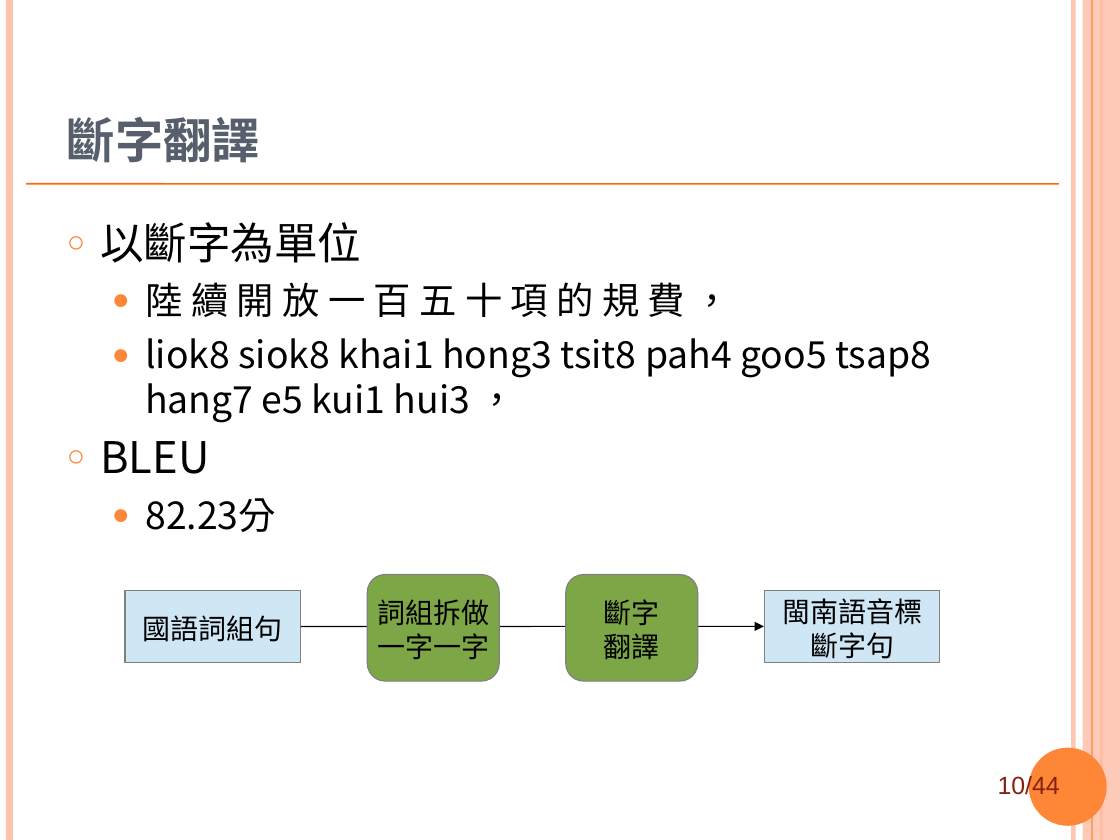
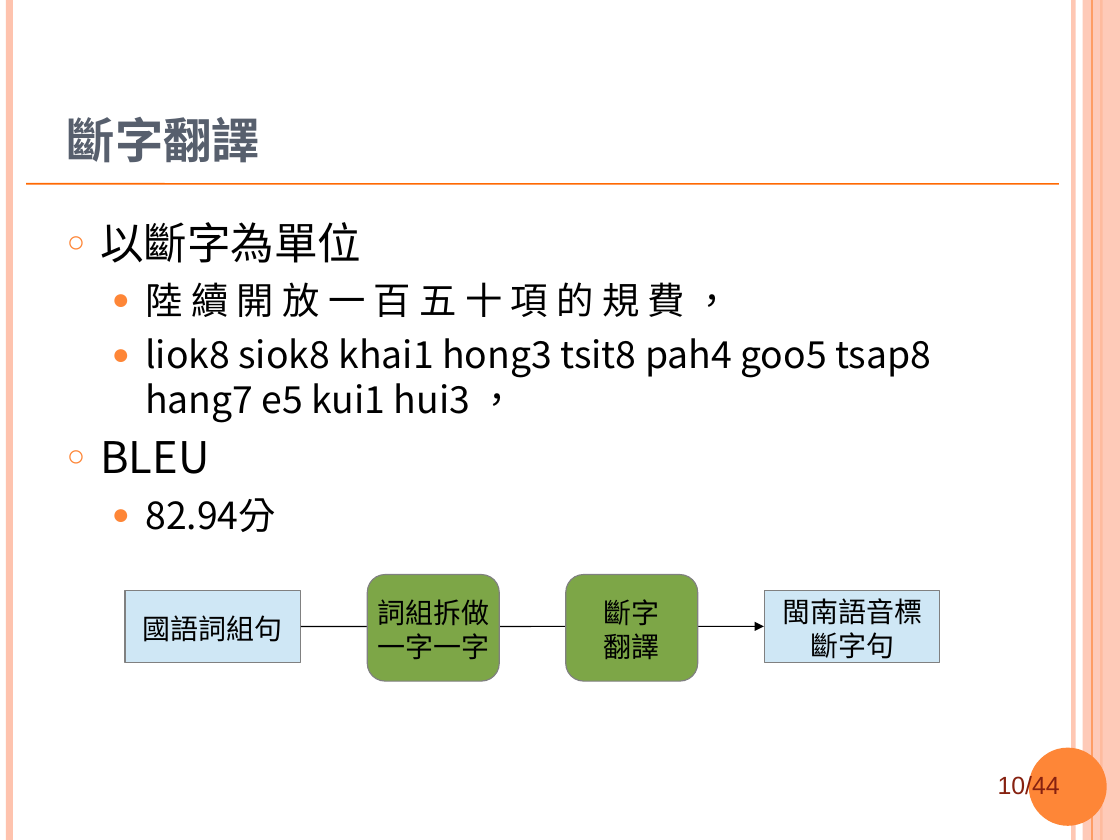
Before and after one commit to sih4sing5hong5/po3-ko3_tau5-iann2-phinn3, a slide deck: slide 10 of 翻譯報告.ppt. Drawn at 1120x840 pixels with LibreOffice and Linux fonts; fonts in the diff are those of the drawing; background and template pictures are left out. Boxes give left, top, right and bottom in pixels: in the first picture for what was removed or moved away, otherwise in the second. Text is boxed around its words. In the diff, an @@ line names an element or a change of style, - is before the commit and + after.

```diff
--- a/翻譯報告.ppt
+++ b/翻譯報告.ppt
@@ text at [145,498,276,532]: text changed @@
-  ● 82.23分
+  ● 82.94分
```
Also in this commit, not shown: 7 other slides changed.
